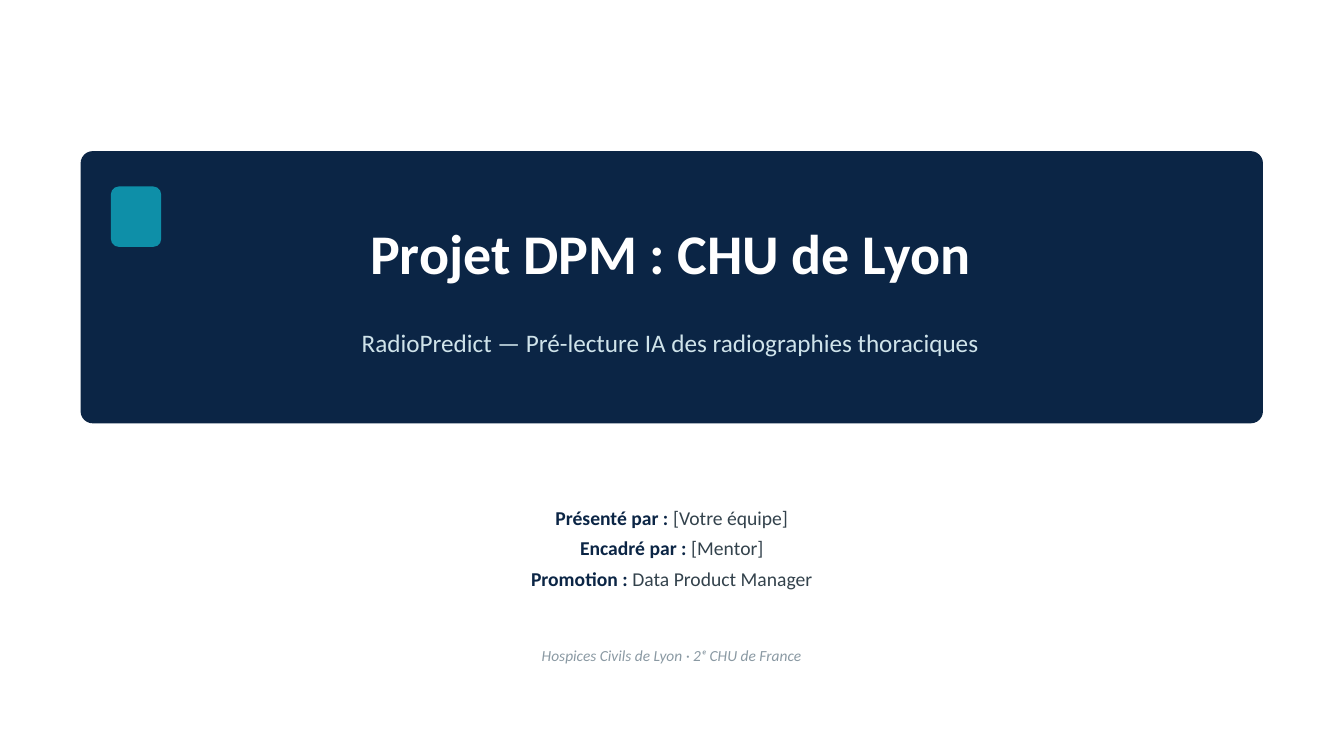
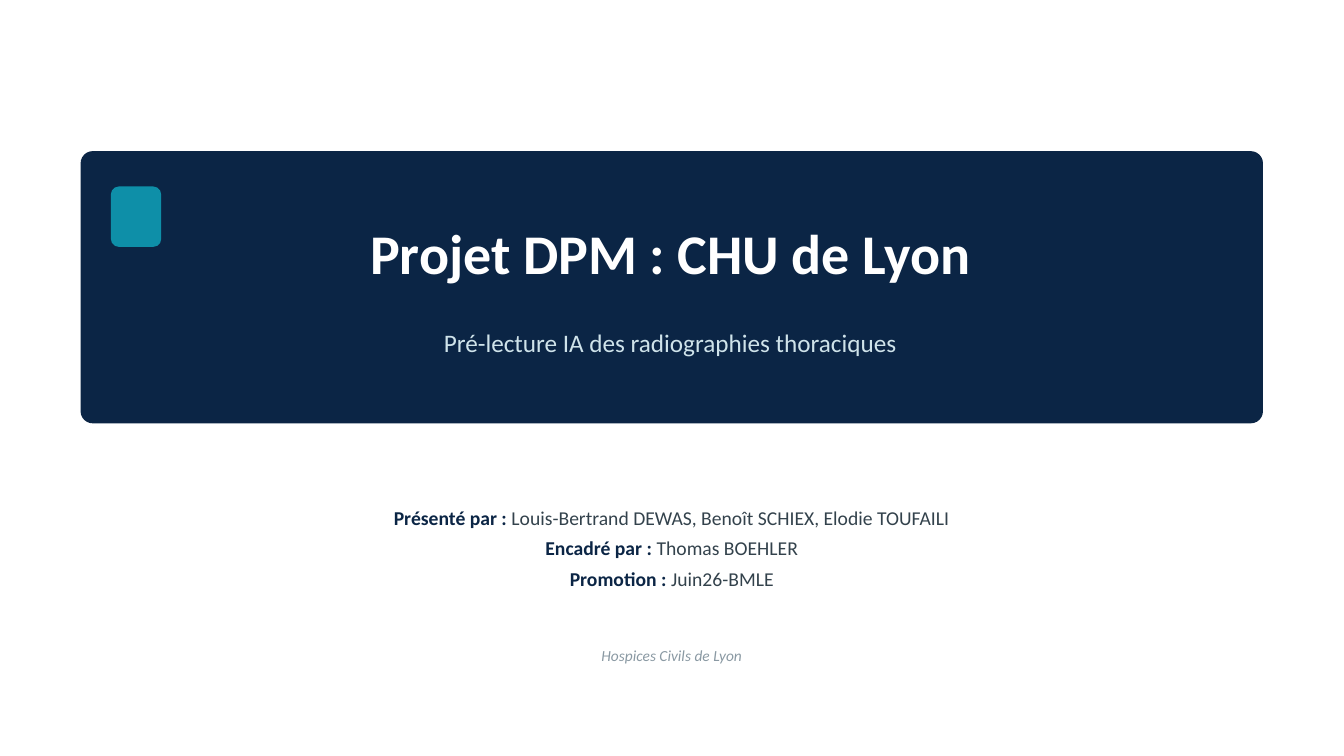
Before and after one commit to nibelune/Projet-DPM-CHU-Lyon, a slide deck: slide 1 of Deck_DPM_CHU_Lyon.pptx. Drawn at 1344x756 pixels with LibreOffice and Linux fonts; fonts in the diff are those of the drawing. Boxes give left, top, right and bottom in pixels: in the first picture for what was removed or moved away, otherwise in the second. Text is boxed around its words. In the diff, an @@ line names an element or a change of style, - is before the commit and + after.

```diff
--- a/Deck_DPM_CHU_Lyon.pptx
+++ b/Deck_DPM_CHU_Lyon.pptx
@@ text at (444,334,897,357): text changed @@
-RadioPredict — Pré-lecture IA des radiographies thoraciques
+Pré-lecture IA des radiographies thoraciques
@@ text at (394,511,949,586): text changed @@
-Présenté par : [Votre équipe]
-Encadré par : [Mentor]
-Promotion : Data Product Manager
+Présenté par : Louis-Bertrand DEWAS, Benoît SCHIEX, Elodie TOUFAILI
+Encadré par : Thomas BOEHLER
+Promotion : Juin26-BMLE
@@ text at (601,650,742,664): text changed @@
-Hospices Civils de Lyon · 2ᵉ CHU de France
+Hospices Civils de Lyon
```
Also in this commit, not shown: 15 other slides changed, 2 other files.
